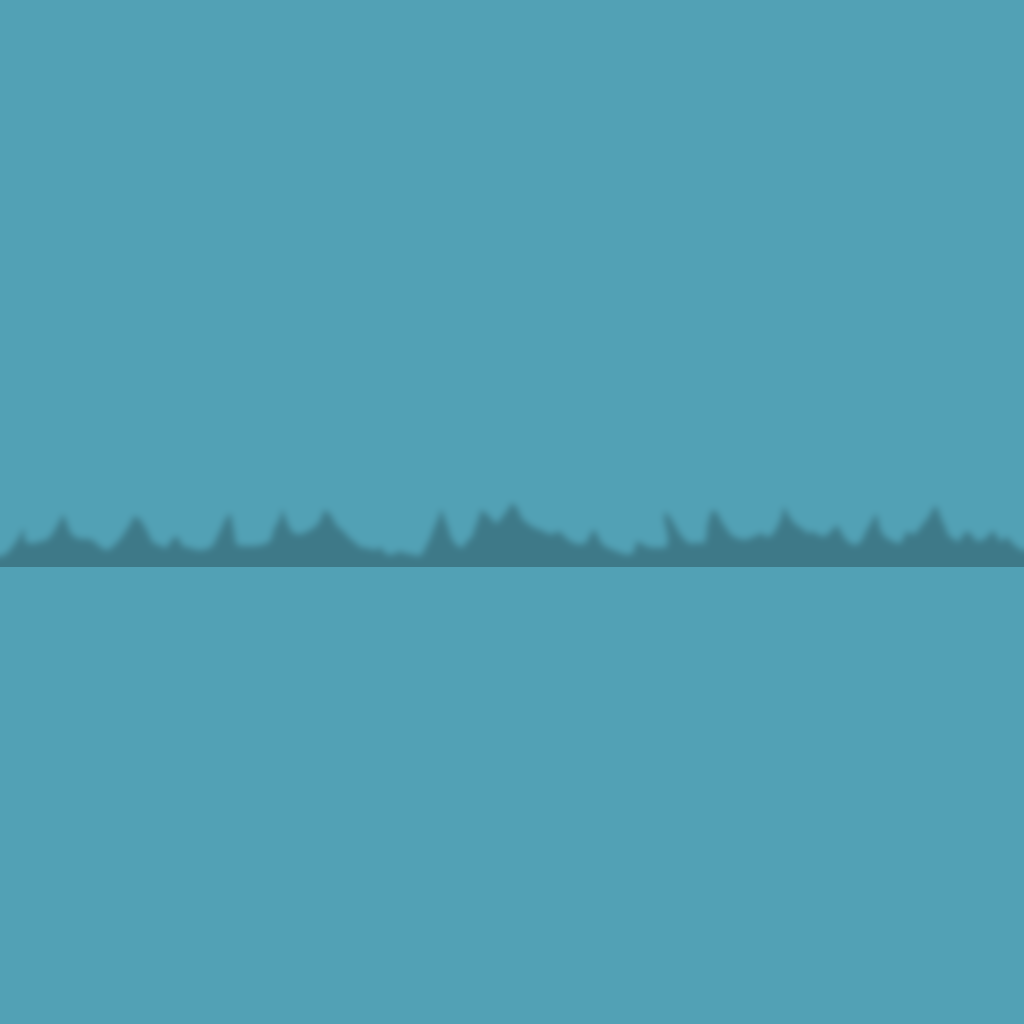
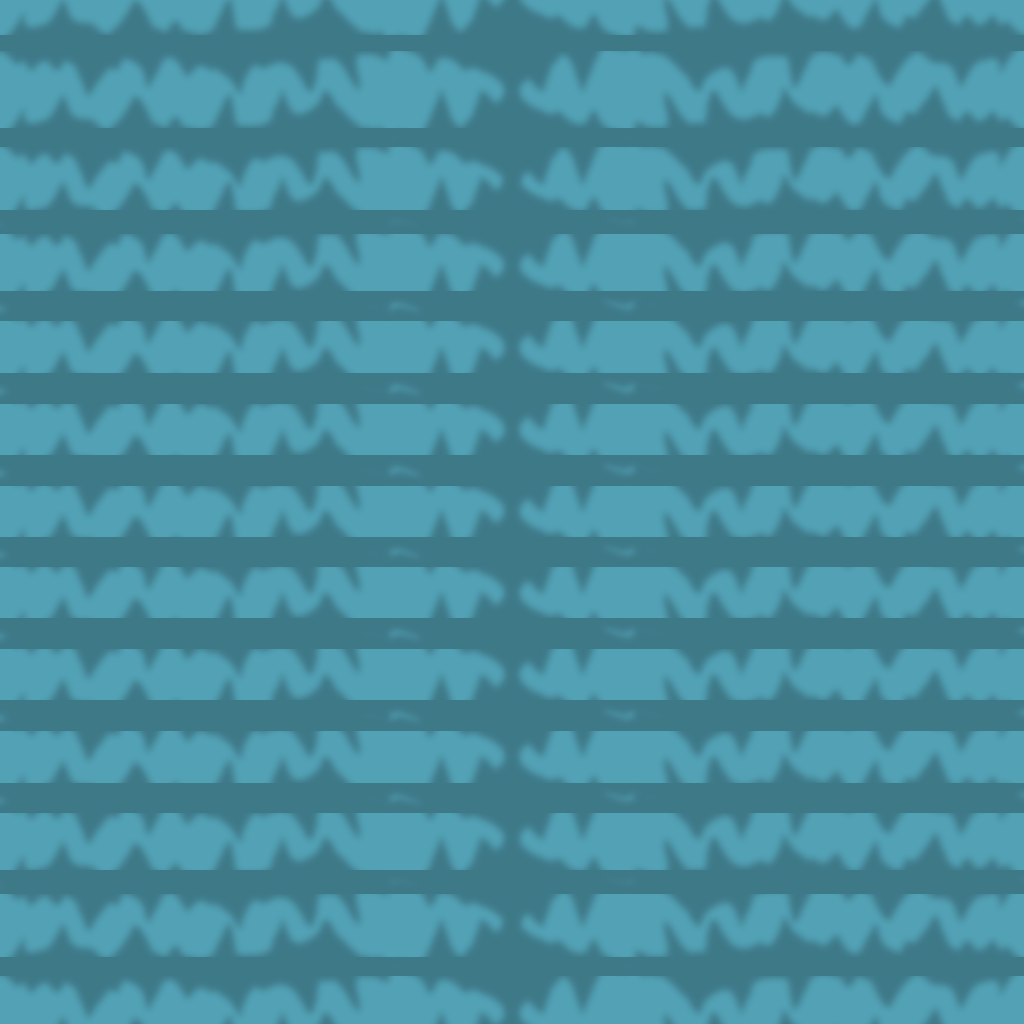
Comparing the layer stacks of the two 1024 × 1024 images. Changes:
added group "Groupe 1 copie" with 13 layers above "Groupe 1" over [0, 35, 1024, 1024]
added layer "Calque 1 copie 5" (1st of 2, in "Groupe 1 copie") in group "Groupe 1 copie" over [0, 870, 1024, 941]
added layer "Calque 1 copie 4" (1st of 2, in "Groupe 1 copie") in group "Groupe 1 copie" over [0, 783, 1024, 854]
added layer "Calque 1 copie 3" (1st of 2, in "Groupe 1 copie") in group "Groupe 1 copie" over [0, 700, 1024, 771]
added layer "Calque 1 copie 2" (1st of 2, in "Groupe 1 copie") in group "Groupe 1 copie" over [0, 618, 1024, 689]
added layer "Calque 1 copie 13" (1st of 2, in "Groupe 1 copie") in group "Groupe 1 copie" over [0, 35, 1024, 106]
added layer "Calque 1 copie 12" (1st of 2, in "Groupe 1 copie") in group "Groupe 1 copie" over [0, 128, 1024, 199]
added layer "Calque 1 copie 11" (1st of 2, in "Groupe 1 copie") in group "Groupe 1 copie" over [0, 210, 1024, 281]
added layer "Calque 1 copie 10" (1st of 2, in "Groupe 1 copie") in group "Groupe 1 copie" over [0, 291, 1024, 362]
added layer "Calque 1 copie 9" (1st of 2, in "Groupe 1 copie") in group "Groupe 1 copie" over [0, 373, 1024, 444]
added layer "Calque 1 copie" (1st of 2, in "Groupe 1 copie") in group "Groupe 1 copie" over [0, 537, 1024, 608]
added group "Groupe 1" with 13 layers above "Calque 1" over [0, 0, 1024, 1024]
added layer "Calque 1 copie 6" (2nd of 2, in "Groupe 1") in group "Groupe 1" over [0, 76, 1024, 147]
added layer "Calque 1 copie 5" (2nd of 2, in "Groupe 1") in group "Groupe 1" over [0, 163, 1024, 234]
added layer "Calque 1 copie 4" (2nd of 2, in "Groupe 1") in group "Groupe 1" over [0, 250, 1024, 321]
added layer "Calque 1 copie 3" (2nd of 2, in "Groupe 1") in group "Groupe 1" over [0, 333, 1024, 404]
added layer "Calque 1 copie 2" (2nd of 2, in "Groupe 1") in group "Groupe 1" over [0, 415, 1024, 486]
…and 10 more changes (9 added, 1 stack)
